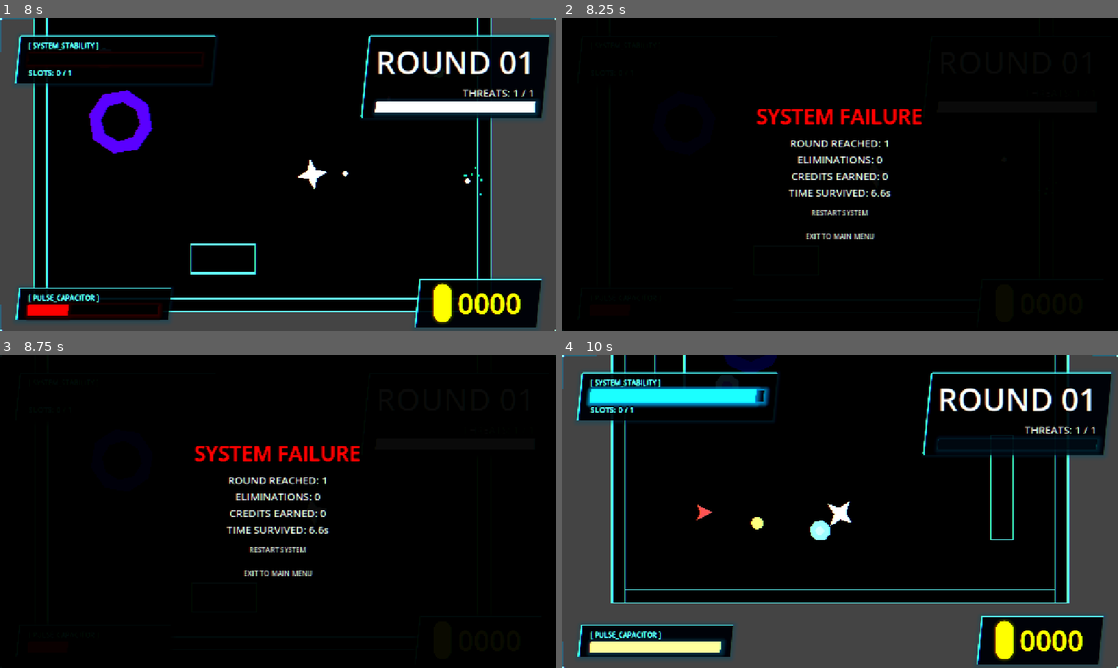
Above: before the commit, frames 1-4 (two rows, left to right).
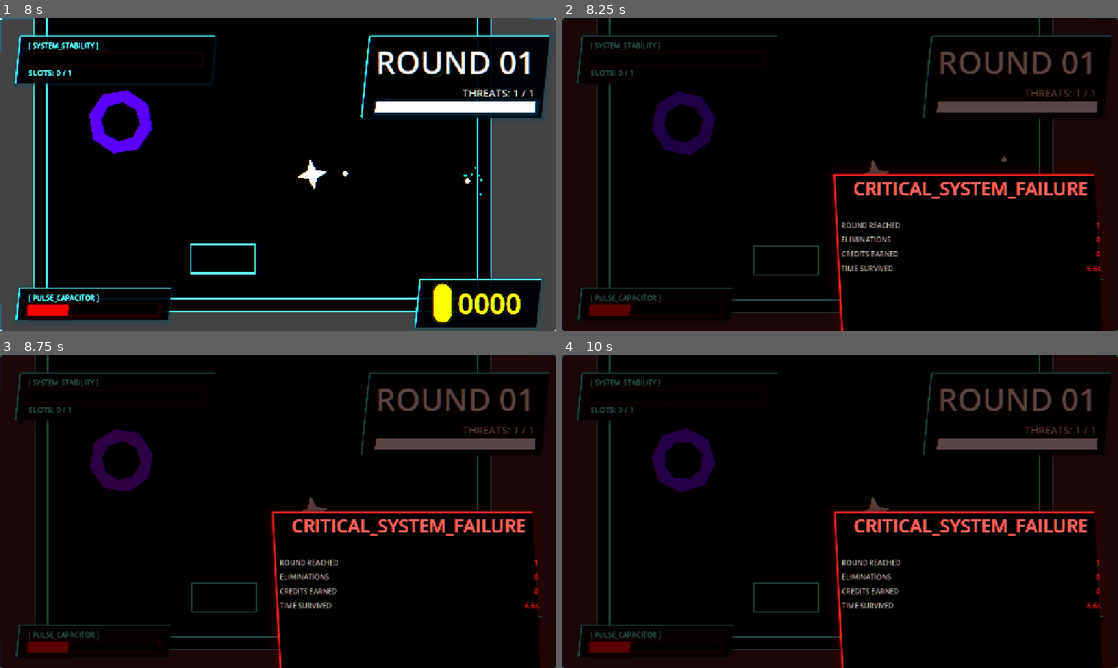
Above: after the commit, the same moments.

Repository: ViSaLrOxX/GUDEV-spring-gamejam-2026
Game: Godot game, scene res://scenes/menu.tscn
Two runs of this game, one before a commit and one after it. Both use one fixed random seed, a clock stepped at 60 frames per second and the inputs below.
Inputs (mouse positions are in pixels of both pictures, inside the frame that each line leads up to):
- Up to frame 1 (8 s): click "PLAY" at 0.5 s; tap Enter at 1.25 s; move the mouse to (400, 158) at 1.27 s; hold D (move_right) 1.28-2.03 s; hold B (shop) 1.28-2.03 s; move the mouse to (166, 190) at 2.02 s; hold S (move_down) 2.03-2.78 s; tap Shift (dash) at 2.1, 4.35, 6.6 s; tap B (shop) at 2.27, 2.3, 2.57, 3.05, 3.6, 3.77, 4.07, 5.27, 5.3, 5.57, 6.77, 6.8, 7.07, 7.52, 7.55, 7.82 s; move the mouse to (333, 105) at 2.77 s; press the mouse at (333, 105) at 2.78 s; hold D (move_right) 2.78-3.53 s; move the mouse to (250, 237) at 3.52 s; release the mouse at (250, 237) at 3.53 s; hold W (move_up) 3.53-4.28 s; move the mouse to (444, 221) at 4.27 s; hold B (shop) 4.28-5.03 s; hold A (move_left) 4.28-5.78 s; move the mouse to (111, 127) at 5.02 s; click (111, 127) at 5.1 s; move the mouse to (305, 174) at 5.77 s; hold S (move_down) 5.78-6.53 s; hold B (shop) 5.78-6.53 s; move the mouse to (194, 96) at 6.52 s; hold D (move_right) 6.53-7.28 s; move the mouse to (400, 158) at 7.27 s; press the mouse at (400, 158) at 7.28 s; hold W (move_up) from 7.28 s (still down)
- Up to frame 2 (8.25 s): move the mouse to (728, 190) at 8.02 s; release W (move_up) at 8.03 s; release the mouse at (728, 190) at 8.03 s; hold D (move_right) from 8.03 s (still down); tap B (shop) at 8.1 s
- Up to frame 3 (8.75 s): keep holding D (move_right); tap B (shop) at 8.27, 8.57 s
- Up to frame 4 (10 s): release D (move_right) at 8.75 s; click (840, 549) at 8.75 s, where only the run before the commit has a clickable "RESTART SYSTEM"; move the mouse to (895, 442) at 9.52 s; hold S (move_down) from 9.53 s (still down); hold B (shop) from 9.53 s (still down); tap Shift (dash) at 9.6 s

Frame 1 is identical in both runs. In frame 2, 21% of the frame differs, in the area x 0-100%, y 0-100%; in frame 3, 21%; in frame 4, 41%.

Commit message:
Overhaul Shop and Game Over menus with cyber-tech aesthetic and animations

Diff:
--- a/scripts/game.gd
+++ b/scripts/game.gd
@@ -372,15 +372,57 @@
 	game_active = false; Engine.time_scale = 1.0; _show_game_over_screen()
 
 func _open_shop() -> void:
-	is_shop_open = true; var canvas = CanvasLayer.new(); canvas.name = "ShopUI"; canvas.layer = 20; add_child(canvas)
-	var br_rect = ColorRect.new(); br_rect.size = Vector2(1280, 720); br_rect.color = Color(0, 0, 0, 0.95); canvas.add_child(br_rect)
-	var vbox = VBoxContainer.new(); vbox.alignment = BoxContainer.ALIGNMENT_CENTER; vbox.size = Vector2(800, 600); vbox.position = Vector2(640 - 400, 360 - 300); vbox.add_theme_constant_override("separation", 20); canvas.add_child(vbox)
-	var title = Label.new(); title.text = "UPGRADE TERMINAL // ROUND " + str(current_level); title.add_theme_font_size_override("font_size", 48); title.add_theme_color_override("font_color", Color.CYAN * 2.0); title.horizontal_alignment = HORIZONTAL_ALIGNMENT_CENTER; vbox.add_child(title)
-	var max_slots = int(1 + floor(current_level / 10.0)); var info = Label.new(); info.text = "SLOTS USED: %d / %d  |  CREDITS: %d" % [inventory.size(), max_slots, total_coins_collected]; info.add_theme_font_size_override("font_size", 24); info.add_theme_color_override("font_color", Color.GOLD * 2.0); info.horizontal_alignment = HORIZONTAL_ALIGNMENT_CENTER; vbox.add_child(info)
-	var items = [["EXTRA LIFE", 500, "LIFE"], ["COOLING OVERCLOCK", 350, "COOL"], ["CHRONO-STABILITY", 250, "TIME"], ["SERVO TUNING", 300, "SPEED"]]
+	is_shop_open = true
+	var canvas = CanvasLayer.new(); canvas.name = "ShopUI"; canvas.layer = 20; add_child(canvas)
+
+	var tech_cyan = Color(0.2, 0.8, 1.0)
+	var tech_bg = Color(0.01, 0.03, 0.05, 0.95)
+
+	# Full screen dim
+	var bg_rect = ColorRect.new(); bg_rect.set_anchors_and_offsets_preset(Control.PRESET_FULL_RECT); bg_rect.color = Color(0, 0, 0, 0.6); canvas.add_child(bg_rect)
+
+	# Main Panel
+	var panel = PanelContainer.new(); panel.set_anchors_and_offsets_preset(Control.PRESET_CENTER); panel.custom_minimum_size = Vector2(850, 600); panel.pivot_offset = Vector2(425, 300); canvas.add_child(panel)
+
+	var p_style = StyleBoxFlat.new(); p_style.bg_color = tech_bg; p_style.border_width_left = 4; p_style.border_width_top = 4; p_style.border_color = tech_cyan; p_style.skew = Vector2(0.05, 0.0); p_style.shadow_color = tech_cyan * 0.3; p_style.shadow_size = 20
+	panel.add_theme_stylebox_override("panel", p_style)
+
+	var vbox = VBoxContainer.new(); vbox.add_theme_constant_override("separation", 25); panel.add_child(vbox)
+	vbox.set_anchors_and_offsets_preset(Control.PRESET_FULL_RECT); vbox.offset_left = 40; vbox.offset_top = 40; vbox.offset_right = -40; vbox.offset_bottom = -40
+
+	# Header
+	var title = Label.new(); title.text = "/// UPGRADE_TERMINAL_V4.6"; title.add_theme_font_size_override("font_size", 42); title.add_theme_color_override("font_color", tech_cyan * 2.0); title.add_theme_color_override("font_outline_color", Color.BLACK); title.add_theme_constant_override("outline_size", 8); vbox.add_child(title)
+
+	var max_slots = int(1 + floor(current_level / 10.0))
+	var info = Label.new(); info.text = "STORAGE: %d/%d  |  CREDITS: %d" % [inventory.size(), max_slots, total_coins_collected]; info.add_theme_font_size_override("font_size", 22); info.modulate = tech_cyan * 0.8; vbox.add_child(info)
+	vbox.add_child(HSeparator.new())
+
+	# Item Grid
+	var grid = GridContainer.new(); grid.columns = 2; grid.add_theme_constant_override("h_separation", 20); grid.add_theme_constant_override("v_separation", 20); vbox.add_child(grid)
+
+	var items = [
+		["EXTRA LIFE", 500, "LIFE", "RESTORE SYSTEM ON FAILURE"],
+		["OVERCLOCK", 350, "COOL", "REDUCE WEAPON COOLDOWN"],
+		["CHRONO-STAB", 250, "TIME", "EXTEND MISSION DURATION"],
+		["SERVO-TUNE", 300, "SPEED", "INCREASE CHASSIS VELOCITY"]
+	]
+
+	var btn_normal = StyleBoxFlat.new(); btn_normal.bg_color = Color(0.1, 0.2, 0.3, 0.4); btn_normal.border_width_left = 2; btn_normal.border_color = tech_cyan * 0.5; btn_normal.skew = Vector2(0.1, 0.0)
+	var btn_hover = btn_normal.duplicate(); btn_hover.bg_color = tech_cyan * 0.2; btn_hover.border_color = tech_cyan * 2.0
+
 	for item in items:
-		var b = Button.new(); b.text = "%s: %d Credits" % [item[0], item[1]]; b.custom_minimum_size = Vector2(450, 60); b.pressed.connect(func(): _buy_upgrade(item[2], item[1], info, max_slots)); vbox.add_child(b)
-	var close_btn = Button.new(); close_btn.text = "INITIATE NEXT ROUND"; close_btn.pressed.connect(func(): _close_shop()); vbox.add_child(close_btn)
+		var item_vbox = VBoxContainer.new(); grid.add_child(item_vbox)
+		var b = Button.new(); b.text = "%s [%d]" % [item[0], item[1]]; b.custom_minimum_size = Vector2(380, 70); b.add_theme_stylebox_override("normal", btn_normal); b.add_theme_stylebox_override("hover", btn_hover); b.pressed.connect(func(): _buy_upgrade(item[2], item[1], info, max_slots)); item_vbox.add_child(b)
+		var desc = Label.new(); desc.text = item[3]; desc.add_theme_font_size_override("font_size", 14); desc.modulate = Color.GRAY; item_vbox.add_child(desc)
+
+	vbox.add_spacer(false)
+	var close_btn = Button.new(); close_btn.text = ">> INITIATE_NEXT_SEQUENCE"; close_btn.custom_minimum_size = Vector2(0, 60); close_btn.add_theme_stylebox_override("normal", btn_normal); close_btn.add_theme_stylebox_override("hover", btn_hover); close_btn.pressed.connect(func(): _close_shop()); vbox.add_child(close_btn)
+
+	# Animation
+	panel.modulate.a = 0.0; panel.scale = Vector2(0.9, 0.9)
+	var tw = create_tween().set_pause_mode(Tween.TWEEN_PAUSE_PROCESS).set_parallel(true)
+	tw.tween_property(panel, "modulate:a", 1.0, 0.2)
+	tw.tween_property(panel, "scale", Vector2(1.0, 1.0), 0.3).set_trans(Tween.TRANS_BACK).set_ease(Tween.EASE_OUT)
 
 func _buy_upgrade(type: String, cost: int, info_label: Label, max_slots: int) -> void:
 	if inventory.size() >= max_slots: _show_big_bonus_message("SLOTS FULL!"); return
@@ -395,14 +437,44 @@
 
 func _show_game_over_screen() -> void:
 	game_active = false; var go = CanvasLayer.new(); go.name = "GameOverUI"; go.layer = 30; add_child(go)
-	var p = ColorRect.new(); p.size = Vector2(1280, 720); p.color = Color(0, 0, 0, 0.9); go.add_child(p)
-	var vbox = VBoxContainer.new(); vbox.alignment = BoxContainer.ALIGNMENT_CENTER; vbox.size = Vector2(400, 500); vbox.position = Vector2(640 - 200, 360 - 250); go.add_child(vbox)
-	var t = Label.new(); t.text = "SYSTEM FAILURE"; t.add_theme_font_size_override("font_size", 48); t.add_theme_color_override("font_color", Color.RED * 2.0); t.horizontal_alignment = HORIZONTAL_ALIGNMENT_CENTER; vbox.add_child(t); vbox.add_child(HSeparator.new())
+
+	var alert_red = Color(1.0, 0.2, 0.2)
+	var tech_bg = Color(0.05, 0.01, 0.01, 0.95)
+
+	var p = ColorRect.new(); p.set_anchors_and_offsets_preset(Control.PRESET_FULL_RECT); p.color = Color(0.1, 0, 0, 0.7); go.add_child(p)
+
+	var panel = PanelContainer.new(); panel.set_anchors_and_offsets_preset(Control.PRESET_CENTER); panel.custom_minimum_size = Vector2(600, 550); panel.pivot_offset = Vector2(300, 275); go.add_child(panel)
+
+	var p_style = StyleBoxFlat.new(); p_style.bg_color = tech_bg; p_style.border_width_left = 4; p_style.border_width_top = 4; p_style.border_color = alert_red; p_style.skew = Vector2(-0.05, 0.0); p_style.shadow_color = alert_red * 0.3; p_style.shadow_size = 25
+	panel.add_theme_stylebox_override("panel", p_style)
+
+	var vbox = VBoxContainer.new(); vbox.add_theme_constant_override("separation", 20); panel.add_child(vbox)
+	vbox.set_anchors_and_offsets_preset(Control.PRESET_FULL_RECT); vbox.offset_left = 40; vbox.offset_top = 40; vbox.offset_right = -40; vbox.offset_bottom = -40
+
+	var t = Label.new(); t.text = "CRITICAL_SYSTEM_FAILURE"; t.add_theme_font_size_override("font_size", 42); t.add_theme_color_override("font_color", alert_red * 2.0); t.horizontal_alignment = HORIZONTAL_ALIGNMENT_CENTER; vbox.add_child(t)
+	vbox.add_child(HSeparator.new())
+
+	var stats_vbox = VBoxContainer.new(); stats_vbox.add_theme_constant_override("separation", 10); vbox.add_child(stats_vbox)
 	var s = [["ROUND REACHED", current_level], ["ELIMINATIONS", total_enemies_killed], ["CREDITS EARNED", total_coins_collected], ["TIME SURVIVED", "%.1fs" % total_time_elapsed]]
 	for stat in s:
-		var l = Label.new(); l.text = "%s: %s" % [stat[0], str(stat[1])]; l.add_theme_font_size_override("font_size", 24); l.horizontal_alignment = HORIZONTAL_ALIGNMENT_CENTER; vbox.add_child(l)
-	var rb = Button.new(); rb.text = "RESTART SYSTEM"; rb.custom_minimum_size = Vector2(200, 50); rb.pressed.connect(func(): get_tree().reload_current_scene()); vbox.add_child(rb)
-	var mb = Button.new(); mb.text = "EXIT TO MAIN MENU"; mb.custom_minimum_size = Vector2(200, 50); mb.pressed.connect(func(): get_tree().change_scene_to_file("res://scenes/menu.tscn")); vbox.add_child(mb)
+		var hbox = HBoxContainer.new(); stats_vbox.add_child(hbox)
+		var l_stat = Label.new(); l_stat.text = stat[0]; l_stat.modulate = Color.GRAY; hbox.add_child(l_stat)
+		var spacer = Control.new(); spacer.size_flags_horizontal = Control.SIZE_EXPAND_FILL; hbox.add_child(spacer)
+		var r_stat = Label.new(); r_stat.text = str(stat[1]); r_stat.add_theme_color_override("font_color", alert_red); hbox.add_child(r_stat)
+
+	vbox.add_spacer(false)
+
+	var btn_style = StyleBoxFlat.new(); btn_style.bg_color = Color(0.2, 0.05, 0.05, 0.5); btn_style.border_width_left = 2; btn_style.border_color = alert_red * 0.5; btn_style.skew = Vector2(-0.1, 0.0)
+	var btn_h = btn_style.duplicate(); btn_h.bg_color = alert_red * 0.2; btn_h.border_color = alert_red * 2.0
+
+	var rb = Button.new(); rb.text = "REBOOT_SYSTEM"; rb.custom_minimum_size = Vector2(0, 50); rb.add_theme_stylebox_override("normal", btn_style); rb.add_theme_stylebox_override("hover", btn_h); rb.pressed.connect(func(): get_tree().reload_current_scene()); vbox.add_child(rb)
+	var mb = Button.new(); mb.text = "TERMINAL_EXIT"; mb.custom_minimum_size = Vector2(0, 50); mb.add_theme_stylebox_override("normal", btn_style); mb.add_theme_stylebox_override("hover", btn_h); mb.pressed.connect(func(): get_tree().change_scene_to_file("res://scenes/menu.tscn")); vbox.add_child(mb)
+
+	# Animation
+	panel.modulate.a = 0.0; panel.scale = Vector2(1.1, 1.1)
+	var tw = create_tween().set_pause_mode(Tween.TWEEN_PAUSE_PROCESS).set_parallel(true)
+	tw.tween_property(panel, "modulate:a", 1.0, 0.2)
+	tw.tween_property(panel, "scale", Vector2(1.0, 1.0), 0.4).set_trans(Tween.TRANS_QUART).set_ease(Tween.EASE_OUT)
 
 func portal_entered() -> void:
 	if portal_unlocked:
